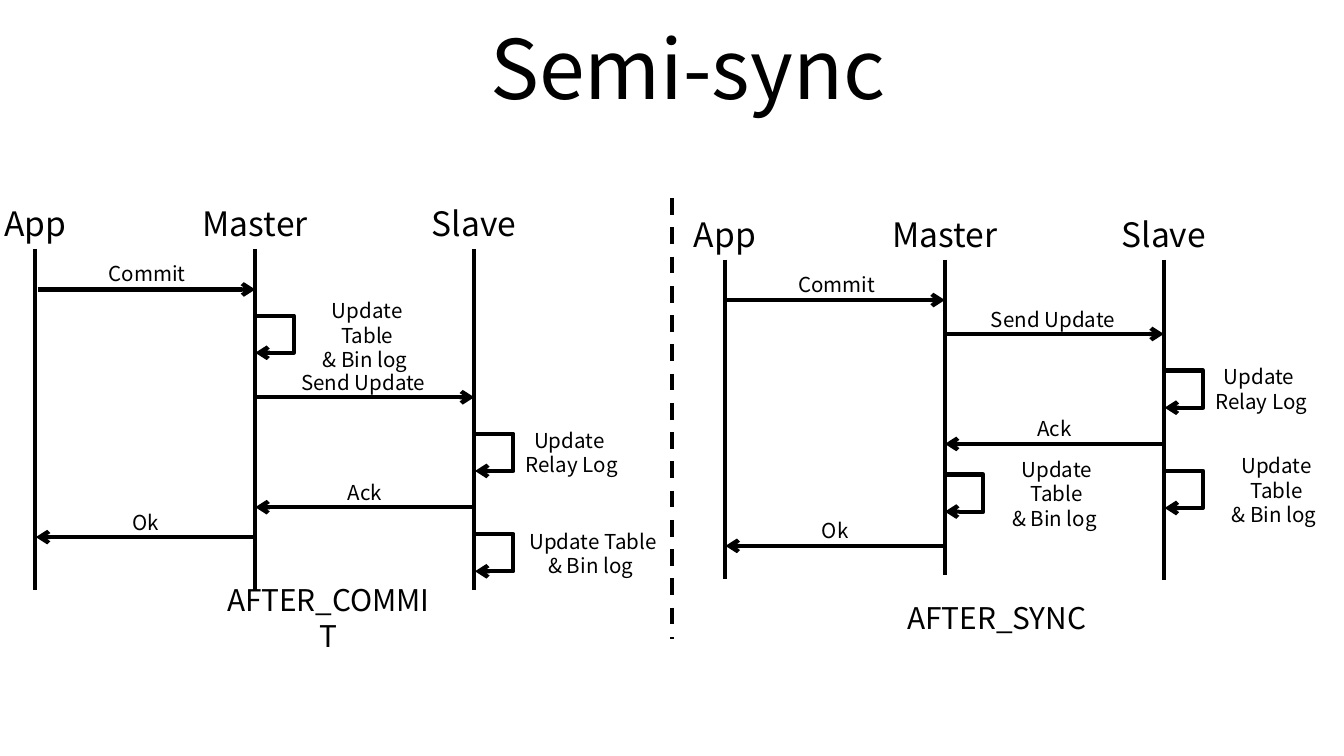
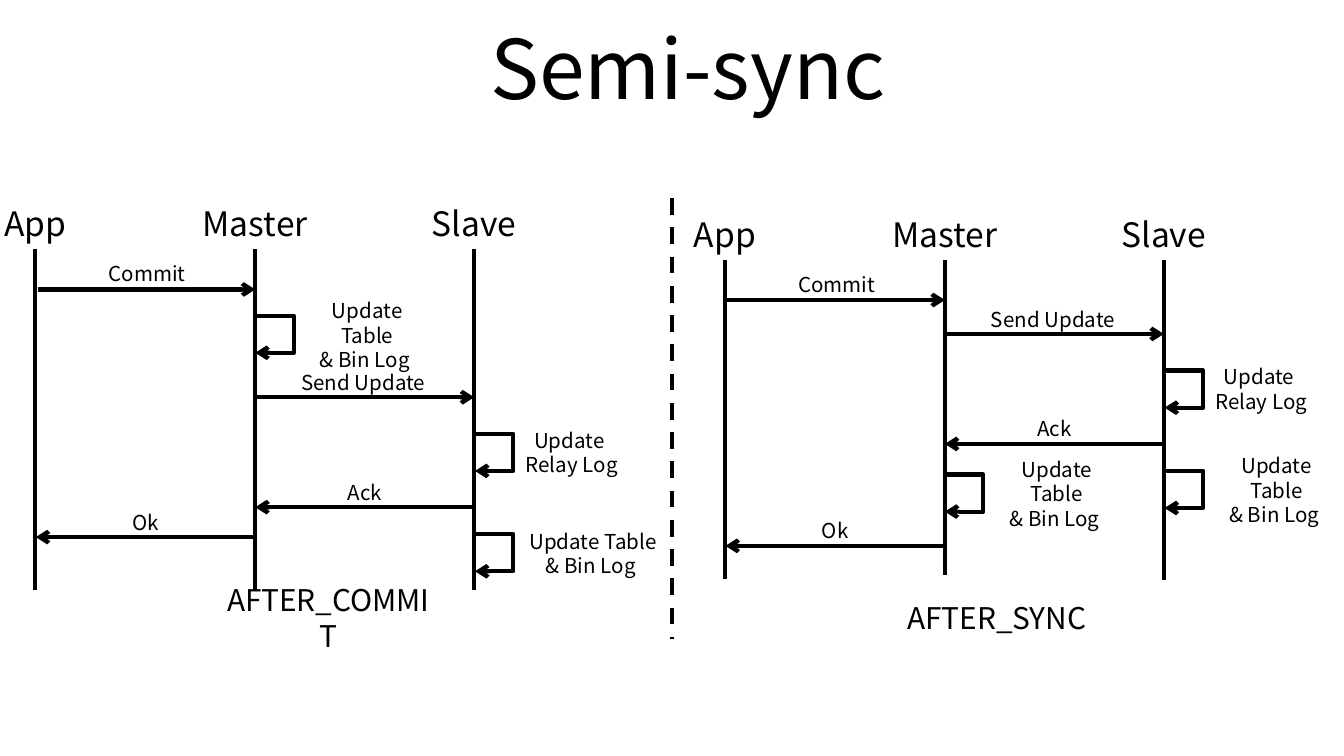
Before and after one commit to ssup2/blog-old, a slide deck: slide 3 of images/theory_analysis/MySQL_Replication/MySQL_Replication.pptx. Drawn at 1344x756 pixels with LibreOffice and Linux fonts; fonts in the diff are those of the drawing. Boxes give left, top, right and bottom in pixels: in the first picture for what was removed or moved away, otherwise in the second. Text is boxed around its words. In the diff, an @@ line names an element or a change of style, - is before the commit and + after.

```diff
--- a/images/theory_analysis/MySQL_Replication/MySQL_Replication.pptx
+++ b/images/theory_analysis/MySQL_Replication/MySQL_Replication.pptx
@@ text at <box>338,351,410,372</box>: text changed @@
-& Bin log
+& Bin Log
@@ text at <box>1248,506,1319,527</box>: text changed @@
-& Bin log
+& Bin Log
@@ text at <box>1028,510,1099,531</box>: text changed @@
-& Bin log
+& Bin Log
@@ text at <box>564,557,636,578</box>: text changed @@
-& Bin log
+& Bin Log
```
Also in this commit, not shown: 2 other slides changed, 4 other files.
